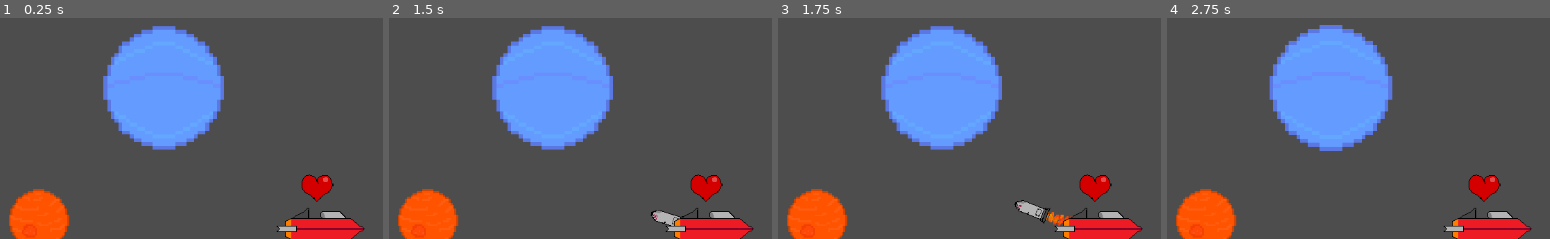
Above: before the commit, frames 1-4 (left to right).
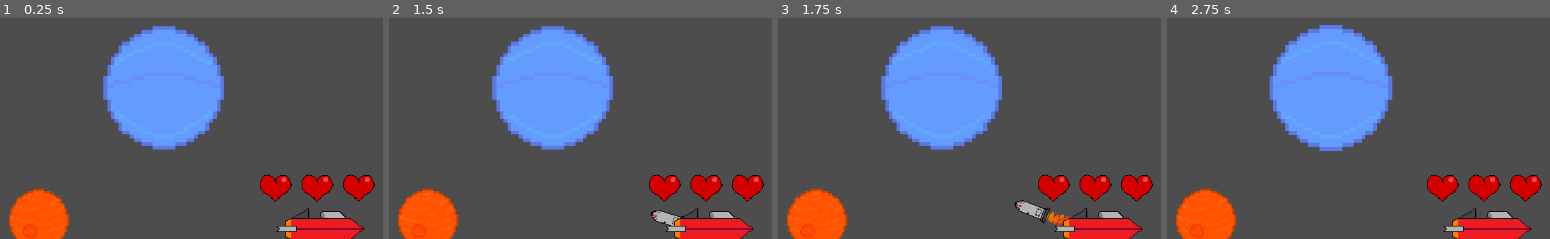
Above: after the commit, the same moments.

Repository: farkon00/GMTK2024
Game: Godot game, scene res://Main.tscn
Same seed, same stepped clock (60 frames per second), same inputs: the game is played once before the commit and once after it.
Inputs (mouse positions are % of the whole screen's width and height, from its top left):
- Up to frame 1 (0.25 s): no input
- Up to frame 2 (1.5 s): tap Enter at 0.5 s; move the mouse to (75, 44) at 0.52 s; click (75, 44) at 0.67 s; tap Space at 1.25 s; move the mouse to (31, 54) at 1.27 s; click (31, 54) at 1.42 s
- Up to frame 3 (1.75 s): no input
- Up to frame 4 (2.75 s): move the mouse to (63, 27) at 2.02 s; click (63, 27) at 2.17 s
The pictures show only the part of the screen within x 40-90%, y 0-50%; the shares and areas given below are measured in that part.

The runs differ from the first frame. In frame 1, 1.4% of the frame differs, in the area x 67-98%, y 70-84%; in frame 2, 1.4%; in frame 3, 1.4%; in frame 4, 1.4%.

Commit message:
Fixed a teleportation bug in portals
When a missile teleports, there was a chance for it to instantly explode,
because of incorrectly handling the Portal.recently_teleported array.

Diff:
--- a/Main.tscn
+++ b/Main.tscn
@@ -78,7 +78,6 @@
 script = ExtResource("1_yvwe1")
 missile_launch_chance_second = 0.6
 initial_missile_timeout = 0.5
-initial_hearts_count = 1
 
 [node name="CollisionShape2D" type="CollisionShape2D" parent="EnemyShip"]
 position = Vector2(4, 0.5)
@@ -218,6 +217,9 @@
 [node name="CollisionShape2D" parent="Portal2/TeleportationArea" index="0"]
 position = Vector2(10, 60)
 
+[node name="Area2D" parent="Portal2" index="3"]
+process_priority = 1
+
 [node name="CollisionShape2D" parent="Portal2/Area2D" index="0"]
 position = Vector2(30, 60)
 
--- a/Nodes/portal.tscn
+++ b/Nodes/portal.tscn
@@ -11,10 +11,9 @@
 [sub_resource type="RectangleShape2D" id="RectangleShape2D_usbsk"]
 size = Vector2(20, 120)
 
-[node name="Portal" type="StaticBody2D" node_paths=PackedStringArray("connects_to")]
+[node name="Portal" type="StaticBody2D"]
 position = Vector2(395, 120)
 script = ExtResource("1_reply")
-connects_to = NodePath("")
 
 [node name="CollisionShape2D" type="CollisionShape2D" parent="."]
 position = Vector2(20, 60)
@@ -33,6 +32,7 @@
 debug_color = Color(0.987511, 0, 0.312228, 0.42)
 
 [node name="Area2D" type="Area2D" parent="."]
+process_priority = 1
 
 [node name="CollisionShape2D" type="CollisionShape2D" parent="Area2D"]
 position = Vector2(10, 60)
--- a/Scripts/Portal.gd
+++ b/Scripts/Portal.gd
@@ -10,8 +10,8 @@
 
 func _on_teleportation_area_body_entered(body: Node2D):
 	if !(body is Missile): return
-	if connects_to.recently_teleported.has(body):
-		connects_to.recently_teleported.erase(body)
-		return
+	if connects_to.recently_teleported.has(body): return
 	body.position = connects_to.position + Vector2(0, body.position.y - position.y)
 	recently_teleported.append(body)
+	await get_tree().create_timer(0.3).timeout
+	recently_teleported.erase(body)
